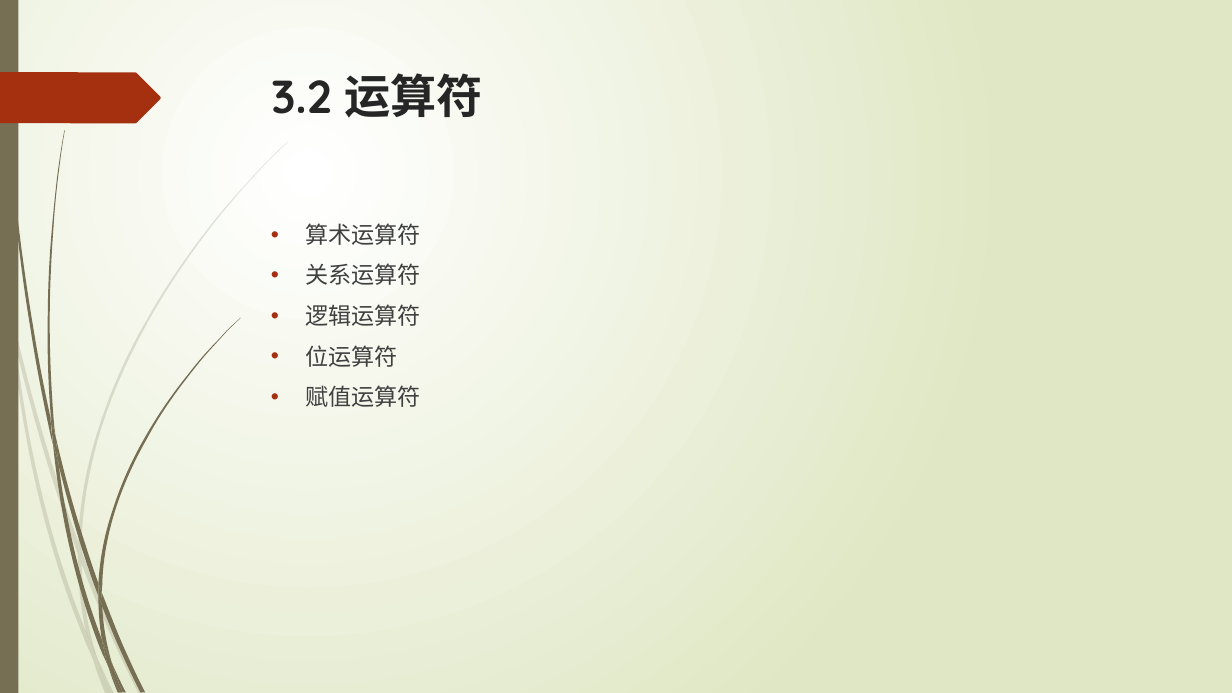
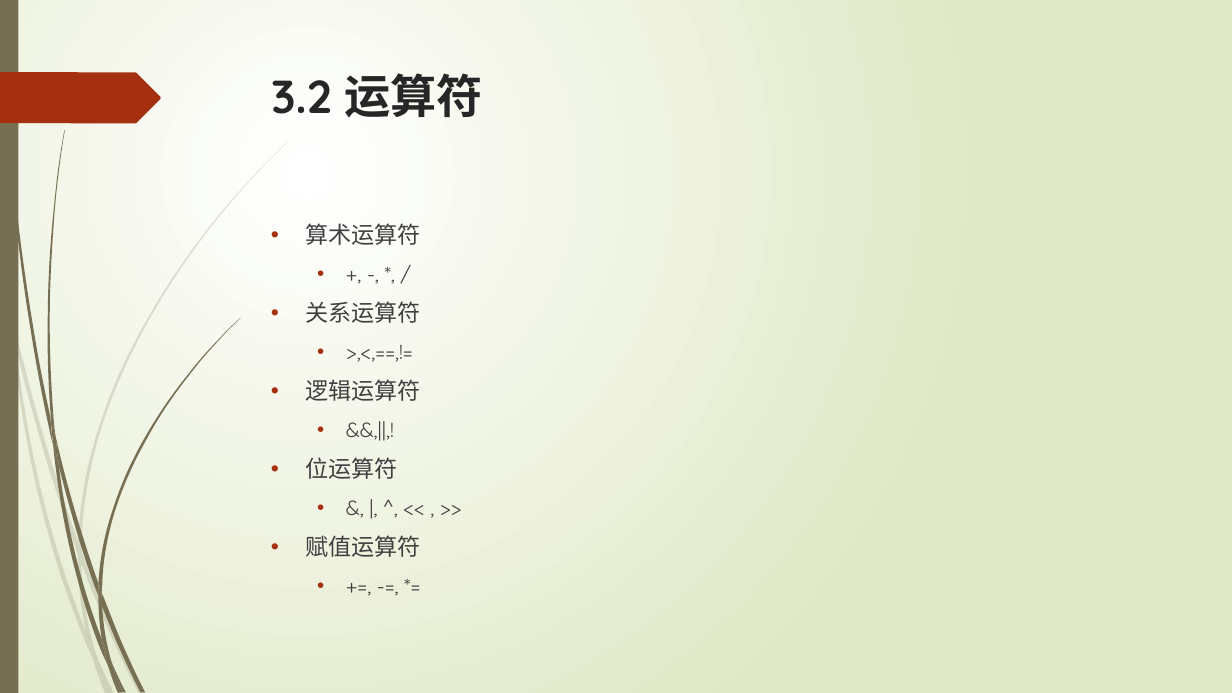
Before and after one commit to liuty2006/learn, a slide deck: slide 33 of learn_cpp/docs/C++语言培训.pptx. Drawn at 1232x693 pixels with LibreOffice and Linux fonts; fonts in the diff are those of the drawing. Boxes give left, top, right and bottom in pixels: in the first picture for what was removed or moved away, otherwise in the second. Text is boxed around its words. In the diff, an @@ line names an element or a change of style, - is before the commit and + after.

```diff
--- a/learn_cpp/docs/C++语言培训.pptx
+++ b/learn_cpp/docs/C++语言培训.pptx
@@ text at bbox=[306, 223, 421, 557]: paragraph added @@
+  • +, -, *, /
@@ text at bbox=[306, 223, 421, 557]: paragraph added @@
+  • >,<,==,!=
@@ text at bbox=[306, 223, 421, 557]: paragraph added @@
+  • &&,||,!
@@ text at bbox=[306, 223, 421, 557]: paragraph added @@
+  • &, |, ^, << , >>
@@ text at bbox=[306, 223, 421, 557]: paragraph added @@
+  • +=, -=, *=
```
Also in this commit, not shown: 3 other slides changed, 2 other files.
